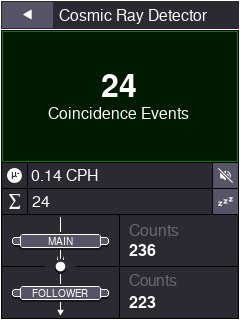
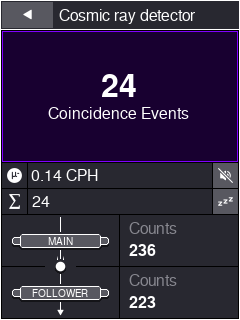
The second 240px x 320px image is a revision of the first. Changes to its layers:
renamed "Cosmic Ray Detector" to "Cosmic ray detector", painted on it over [59, 9, 207, 24]
painted on "Back Button" over [2, 2, 53, 28]
painted on "Title Bar Background" over [1, 1, 239, 29]
painted on "Box" over [2, 31, 238, 162]
painted on "Mute Background" over [213, 163, 238, 188]
painted on "Sleep Background" over [213, 189, 238, 214]
painted on "Sum Background" over [2, 189, 212, 214]
painted on "CPH Background" over [2, 163, 212, 188]
"Counts #1": opacity 30% → 100%, painted on it over [129, 222, 179, 236]
painted on "Main Tube Background" over [120, 215, 238, 266]
"Counts #2": opacity 30% → 100%, painted on it over [129, 274, 177, 286]
painted on "Follower Tube Background" over [120, 267, 238, 318]
painted on "Tube Background #1" over [13, 235, 108, 247]
painted on "Tube Background" over [13, 287, 108, 299]
painted on "Diagramm Background" over [2, 215, 119, 318]
